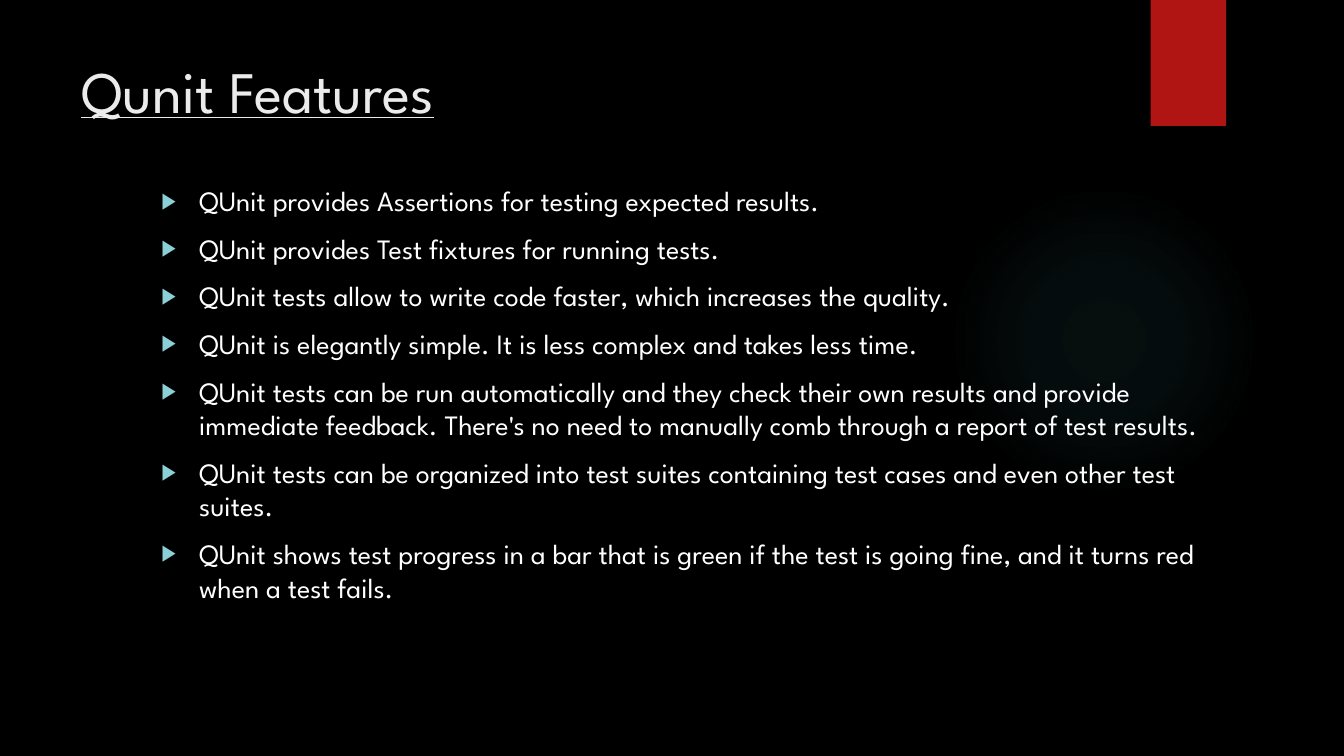
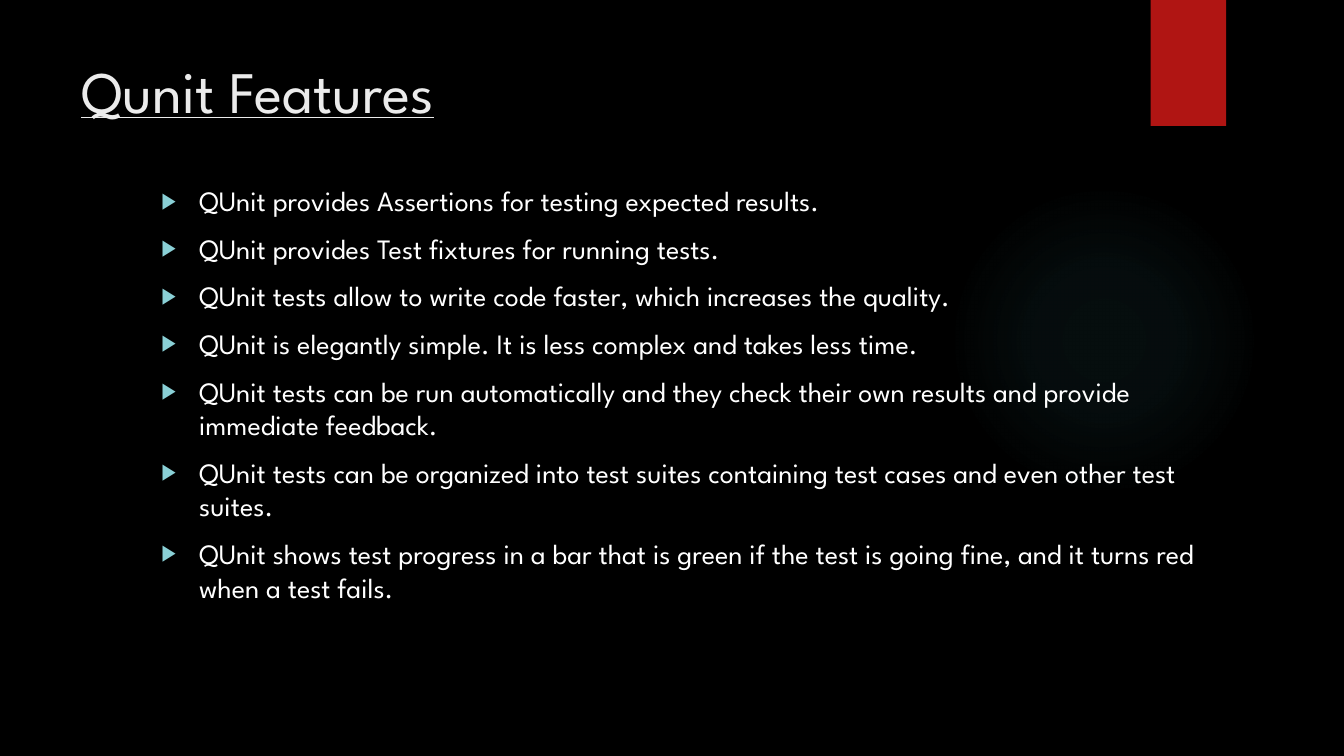
Before and after one commit to prashanthr036/qUnit-WS, a slide deck: slide 13 of docs/TestingQunit.pptx. Drawn at 1344x756 pixels with LibreOffice and Linux fonts; fonts in the diff are those of the drawing; background and template pictures are left out. Boxes give left, top, right and bottom in pixels: in the first picture for what was removed or moved away, otherwise in the second. Text is boxed around its words. In the diff, an @@ line names an element or a change of style, - is before the commit and + after.

Commit message:
update

```diff
--- a/docs/TestingQunit.pptx
+++ b/docs/TestingQunit.pptx
@@ text at (199,382,1130,436): text changed @@
-▶ QUnit tests can be run automatically and they check their own results and provide immediate feedback. There's no need to manually comb through a report of test results.
+▶ QUnit tests can be run automatically and they check their own results and provide immediate feedback.
```
Also in this commit, not shown: 4 other slides changed.
